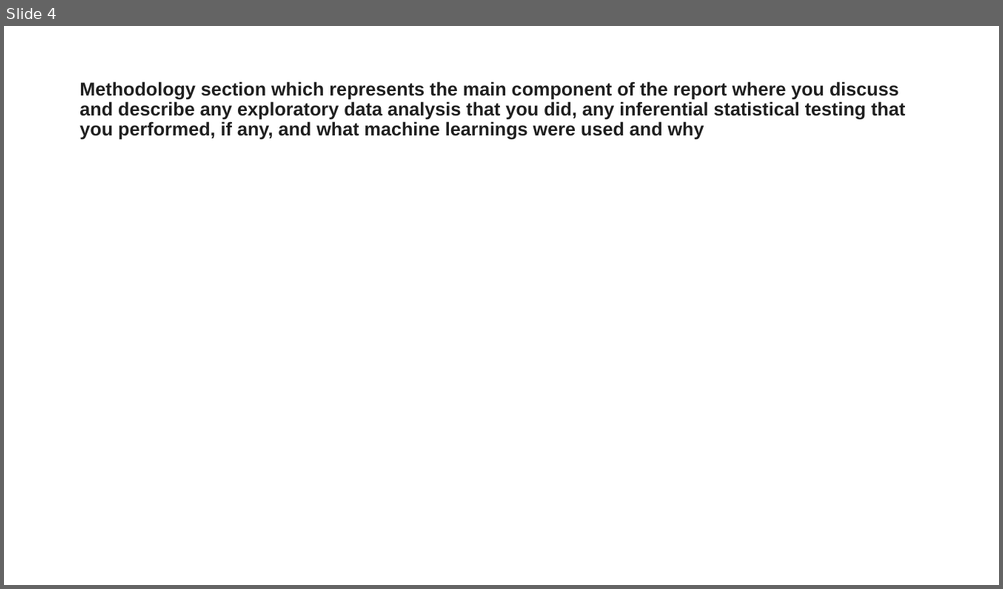
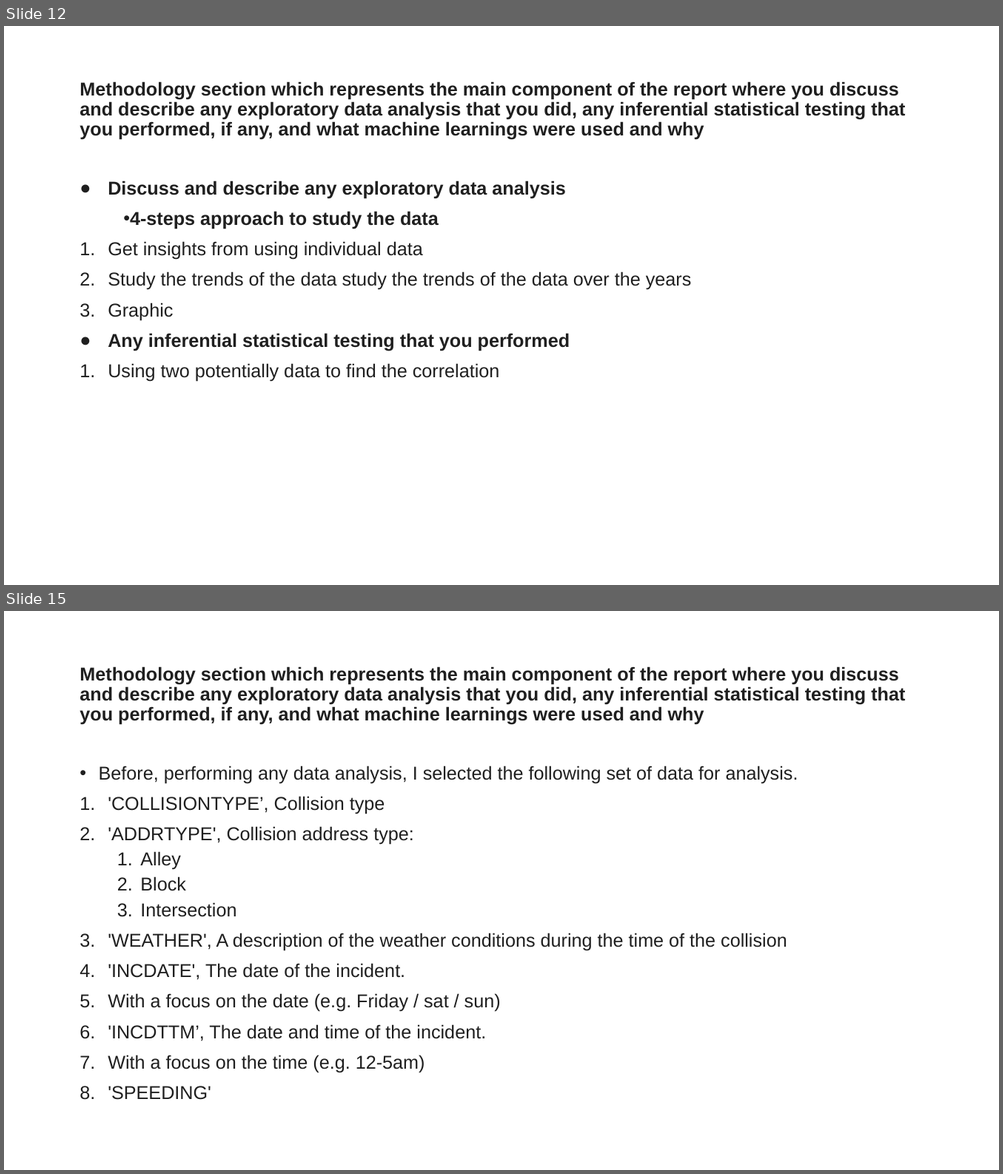
Before and after one commit to on99689nnnnn/Coursera_Capstone, a slide deck: Presentation - Coursera_Capstone.pptx. Shown one above the other, each under a label of ours: slide 4 before the commit, slides 12 and 15 after it; the slides between them are not shown. The pictures are 1003x589 and 1003x1174 pixels, drawn with LibreOffice and Linux fonts; fonts in the diff are those of the drawing. Boxes give left, top, right and bottom in pixels: in the first picture for what was removed or moved away, otherwise in the second. Text is boxed around its words. In the diff, an @@ line names an element or a change of style, - is before the commit and + after.

```diff
--- a/Presentation - Coursera_Capstone.pptx
+++ b/Presentation - Coursera_Capstone.pptx
@@ slide 15 added at (x1=4, y1=611, x2=999, y2=1170), background #FFFFFF @@
@@ title added at (x1=79, y1=667, x2=905, y2=725), 18 pt, text #1F1F1F, bold @@
+Methodology section which represents the main component of the report where you discuss and describe any exploratory data analysis that you did, any inferential statistical testing that you performed, if any, and what machine learnings were used and why
@@ text added at (x1=99, y1=766, x2=798, y2=1100), 18 pt, text #1F1F1F @@
+• Before, performing any data analysis, I selected the following set of data for analysis.
+1. 'COLLISIONTYPE’, Collision type
+2. 'ADDRTYPE', Collision address type:
+  1. Alley
+  2. Block
+  3. Intersection
+3. 'WEATHER', A description of the weather conditions during the time of the collision
+4. 'INCDATE', The date of the incident.
+5. With a focus on the date (e.g. Friday / sat / sun)
+6. 'INCDTTM’, The date and time of the incident.
+7. With a focus on the time (e.g. 12-5am)
+8. 'SPEEDING'
@@ what was slide 4 is now slide 12 @@
@@ slide 12 changed as well @@
@@ text added at (x1=108, y1=181, x2=691, y2=382), 18 pt, text #1F1F1F @@
+● Discuss and describe any exploratory data analysis
+• 4-steps approach to study the data
+1. Get insights from using individual data
+2. Study the trends of the data study the trends of the data over the years
+3. Graphic
+● Any inferential statistical testing that you performed
+1. Using two potentially data to find the correlation
```
Also in this commit, not shown: 6 other slides changed, 33 other slides added, 6 other files.
